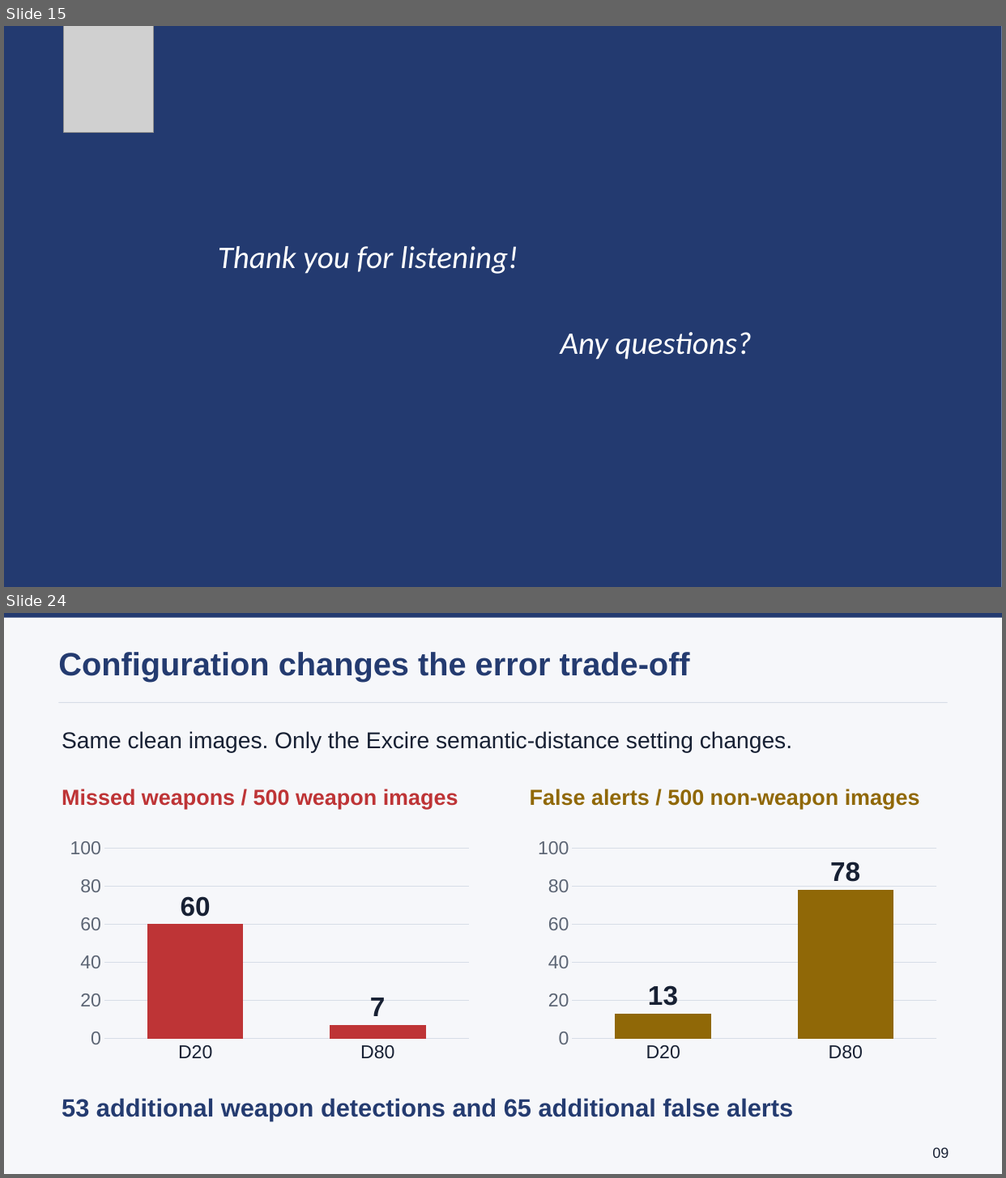
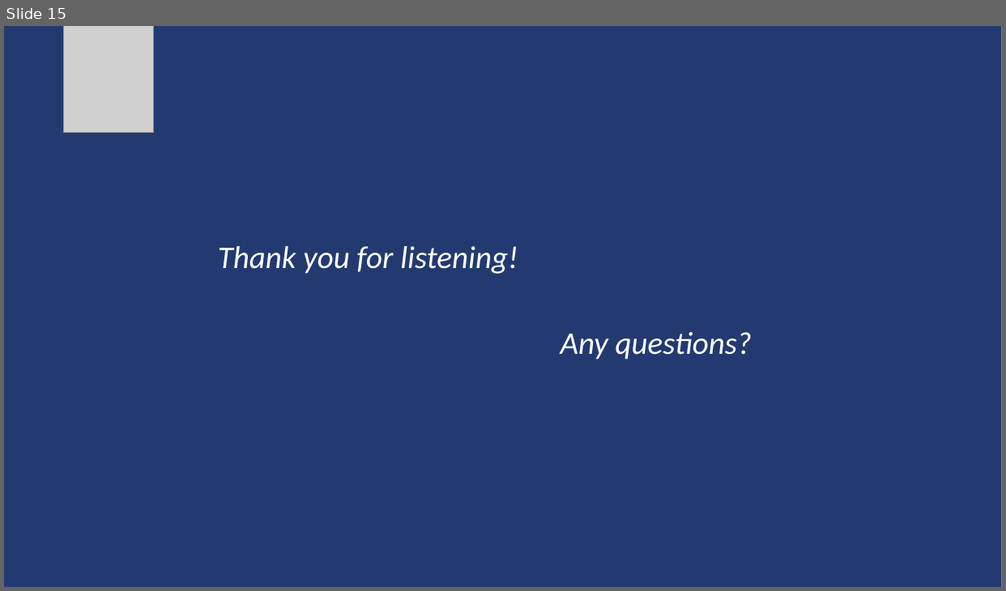
Before and after one commit to lmolinario/Molinario_Thesis_Defense_2026, a slide deck: Molinario_Thesis_Defense_2026.pptx. Shown one above the other, each under a label of ours: slides 15 and 24 before the commit, slide 15 after it; the slides between them are not shown. The pictures are 1006x1178 and 1006x591 pixels, drawn with LibreOffice and Linux fonts; fonts in the diff are those of the drawing; grey boxes stand for pictures. Boxes give left, top, right and bottom in pixels: in the first picture for what was removed or moved away, otherwise in the second. Text is boxed around its words. In the diff, an @@ line names an element or a change of style, - is before the commit and + after.

```diff
--- a/Molinario_Thesis_Defense_2026.pptx
+++ b/Molinario_Thesis_Defense_2026.pptx
@@ slide 24 removed at (x1=4, y1=613, x2=1002, y2=1174), background #F6F7FA @@
@@ rectangle removed at (x1=4, y1=613, x2=1002, y2=618) @@
@@ text removed at (x1=58, y1=652, x2=690, y2=681) @@
-Configuration changes the error trade-off
@@ line removed from (58, 703) to (948, 703) @@
@@ text removed at (x1=62, y1=731, x2=792, y2=753) @@
-Same clean images. Only the Excire semantic-distance setting changes.
@@ text removed at (x1=62, y1=789, x2=458, y2=809) @@
-Missed weapons / 500 weapon images
@@ text removed at (x1=530, y1=789, x2=920, y2=809) @@
-False alerts / 500 non-weapon images
@@ column chart removed at (x1=62, y1=833, x2=477, y2=1068) @@
-categories: D20, D80
-Series 1: 60, 7
@@ column chart removed at (x1=530, y1=833, x2=945, y2=1068) @@
-categories: D20, D80
-Series 1: 13, 78
@@ text removed at (x1=62, y1=1098, x2=793, y2=1122) @@
-53 additional weapon detections and 65 additional false alerts
@@ text removed at (x1=932, y1=1148, x2=948, y2=1158) @@
-09
```
Also in this commit, not shown: 12 other slides removed.
